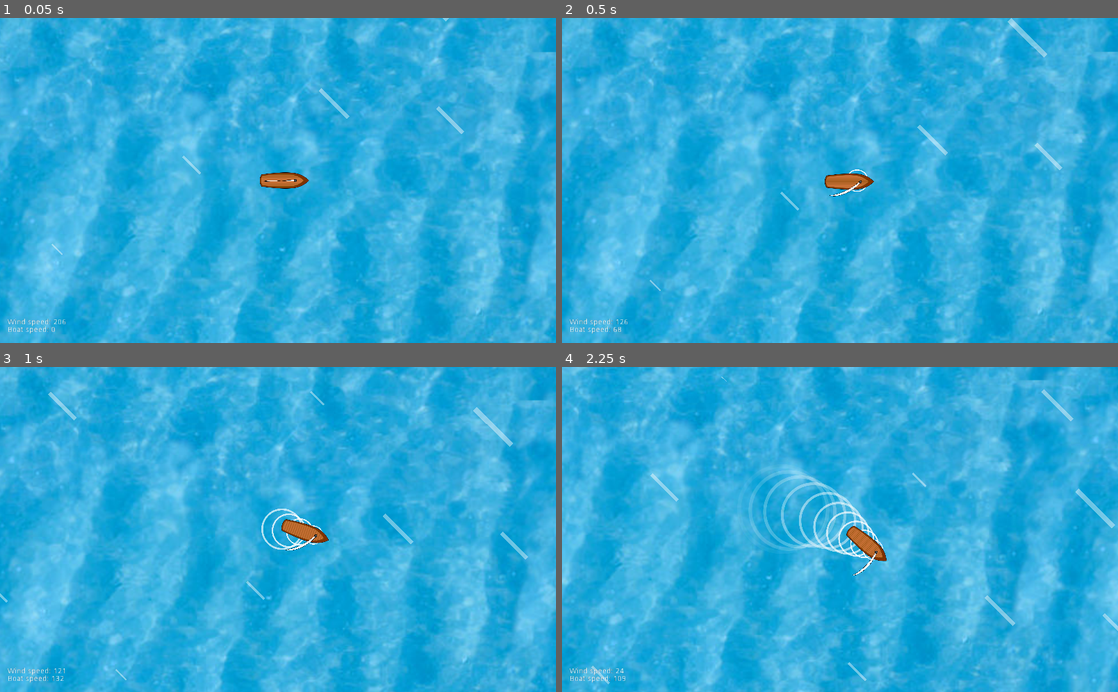
Above: before the commit, frames 1-4 (two rows, left to right).
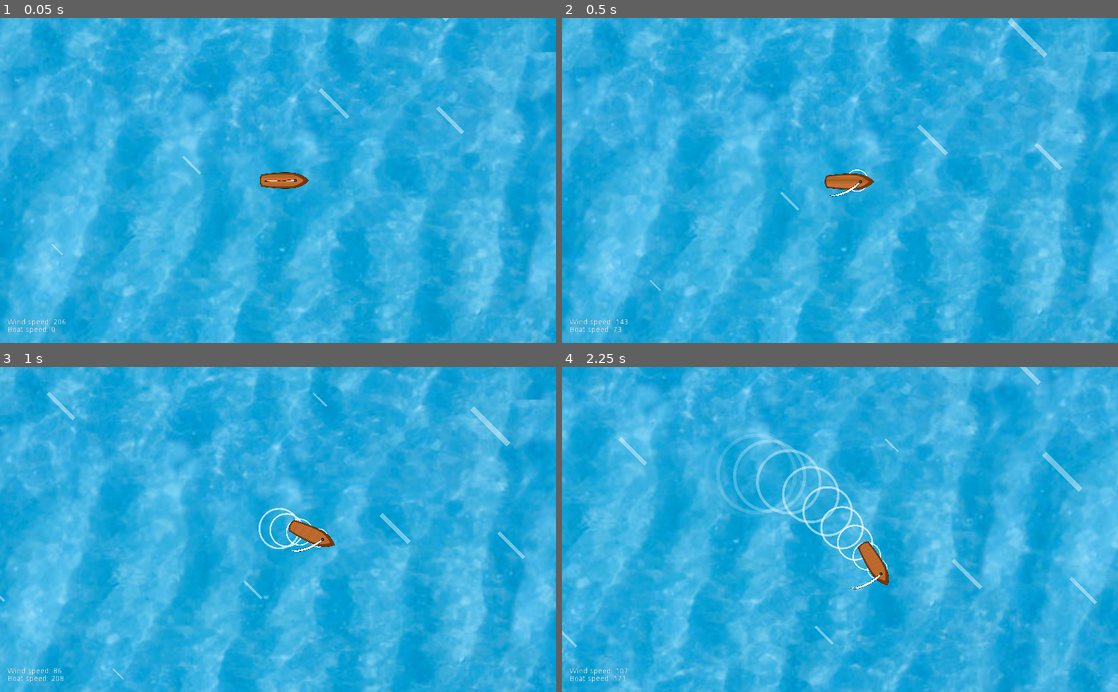
Above: after the commit, the same moments.

Repository: Norodix/SailGame
Game: Godot game, scene res://World.tscn
The game is run twice, just before and just after one commit, with the same random seed, the same clock (stepped at 60 frames per second) and the same inputs.
Inputs:
- Up to frame 1 (0.05 s): no input
- Up to frame 2 (0.5 s): no input
- Up to frame 3 (1 s): hold D (right) from 0.53 s (still down); hold Q (loosen) from 0.53 s (still down)
- Up to frame 4 (2.25 s): release D (right) at 1.28 s; release Q (loosen) at 1.28 s; hold S (down) 1.28-2.03 s; tap E (tighten) at 1.35 s; hold D (right) from 2.03 s (still down); hold Q (loosen) from 2.03 s (still down)

Frame 1 is identical in both runs. In frame 2, less than 0.1% of the frame differs, in the area x 9-86%, y 8-97%; in frame 3, 6.2%; in frame 4, 63%, in the area x 0-100%, y 0-100%.

Commit message:
Bugfix in windspeed calculation

Diff:
--- a/Sail.gd
+++ b/Sail.gd
@@ -61,7 +61,9 @@
 	#get the wind speed relative to the sail
 	var parent=get_node("..")
 	var Gwindspeed=get_node("/root/World").windspeed
-	var wind = Gwindspeed - (parent.linear_velocity+self.linear_velocity)
+	#var wind = Gwindspeed - (parent.linear_velocity+self.linear_velocity)
+	var wind = Gwindspeed - self.linear_velocity
+	#print("Global wind: ", Gwindspeed, "\tlocal wind: ", wind, "\tParent V: ", parent.linear_velocity, "\tSelf: ", self.linear_velocity)
 	#The sail excertes a push perpendicular to its surface
 	windForce = (wind.dot(normal))*(normal)*forceCoefficient
 	self.applied_force = windForce
Not shown: 6 places in World.tscn that only renumber resources
